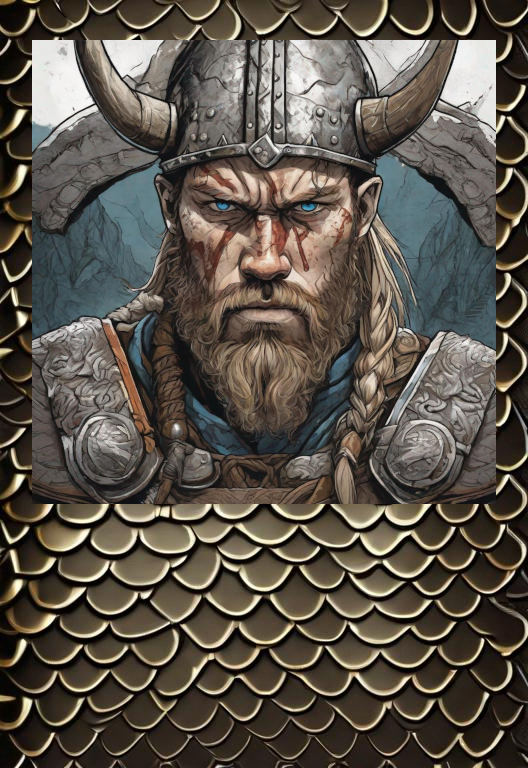
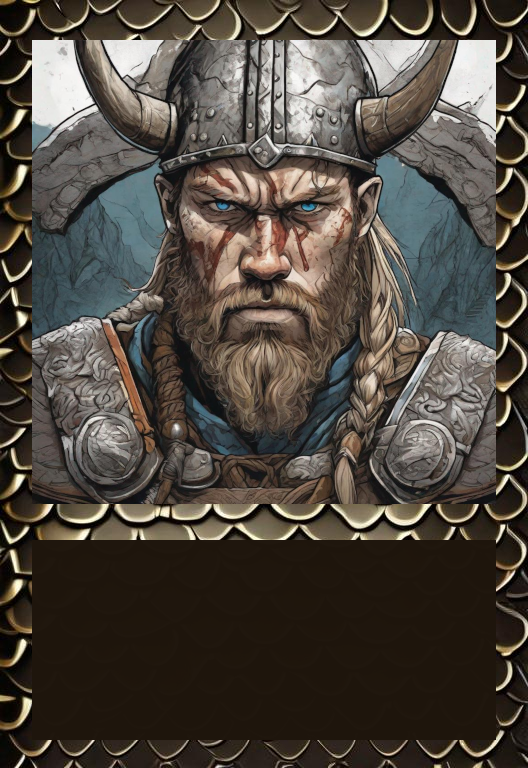
Two versions of the same layered image (w=528, h=768). Layer-by-layer changes:
added layer "kópia kópia kópia kópia grr" (99%) above "image_kFTaogRq_1701641880247_raw.jpg" over [32, 540, 496, 740]
